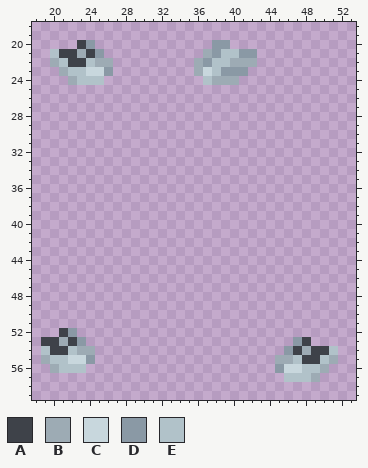
File history of a pixel-art sprite, Resources/Textures/Clothing/Shoes/Misc/damedaneshoes.rsi/inhand-left.png. Above, as it was before the edit.
The file is 64x64 pixels. Colours within 5 levels of each other are drawn and written as one. Shown: x 18..53, y 18..59.
Palette (. is transparent): A #3e4249  B #9dabb4  C #c8d7dd  D #8a99a5  E #b1c2c9
Pixels before, first column x 19:
20 ....AD.............DD............
21 .EAABAD...........BDEEDD.........
22 .BEAAEBB.........BDEEBBB.........
23 ..BEECCD.........BCEDDD..........
24 ...BEEE...........EBBB...........
25 .................................
26 .................................
27 .................................
28 .................................
29 .................................
30 .................................
31 .................................
32 .................................
33 .................................
34 .................................
35 .................................
36 .................................
37 .................................
38 .................................
39 .................................
40 .................................
41 .................................
42 .................................
43 .................................
44 .................................
45 .................................
46 .................................
47 .................................
48 .................................
49 .................................
50 .................................
51 .................................
52 ..AD.............................
53 AABAD.......................DA...
54 EAAEBB.....................DABAAE
55 BEECCD....................BBEAAEB
56 .BEEE.....................DCCEEB.
57 ...........................EEEB..
The result:
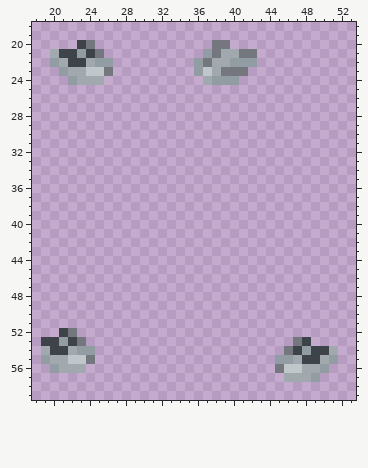
The edit:
colour B: #9dabb4 -> #929ca3
colour C: #c8d7dd -> #c0c7ca
colour D: #8a99a5 -> #74777e
colour E: #b1c2c9 -> #a2a9ae
Changed places in both pictures, as pixel boxes (x1, y1, x2, y2):
changed: (50, 40, 113, 85)
changed: (194, 40, 257, 85)
changed: (41, 328, 95, 373)
changed: (275, 337, 338, 382)
